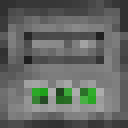
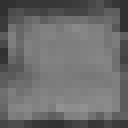
Layered file, before and after one edit (w=128, h=128). Changes by layer:
hid "cultivator copy" over [24,32,104,64]
hid "cultivator" over [24,80,104,112]
